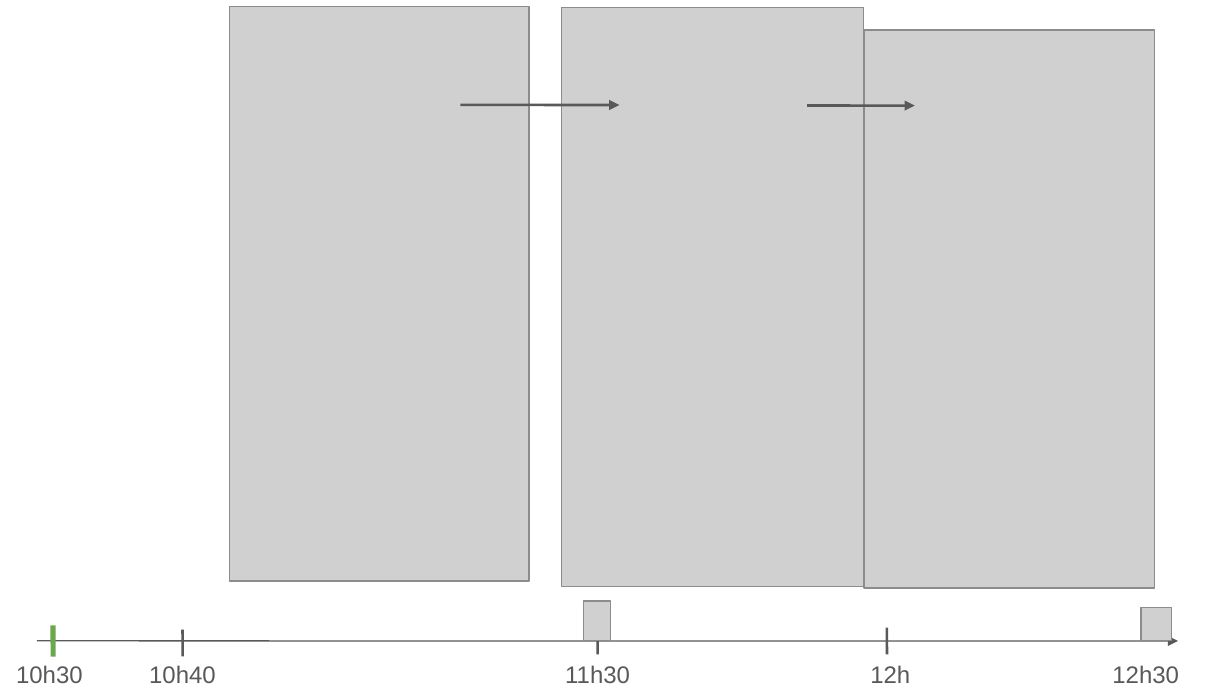
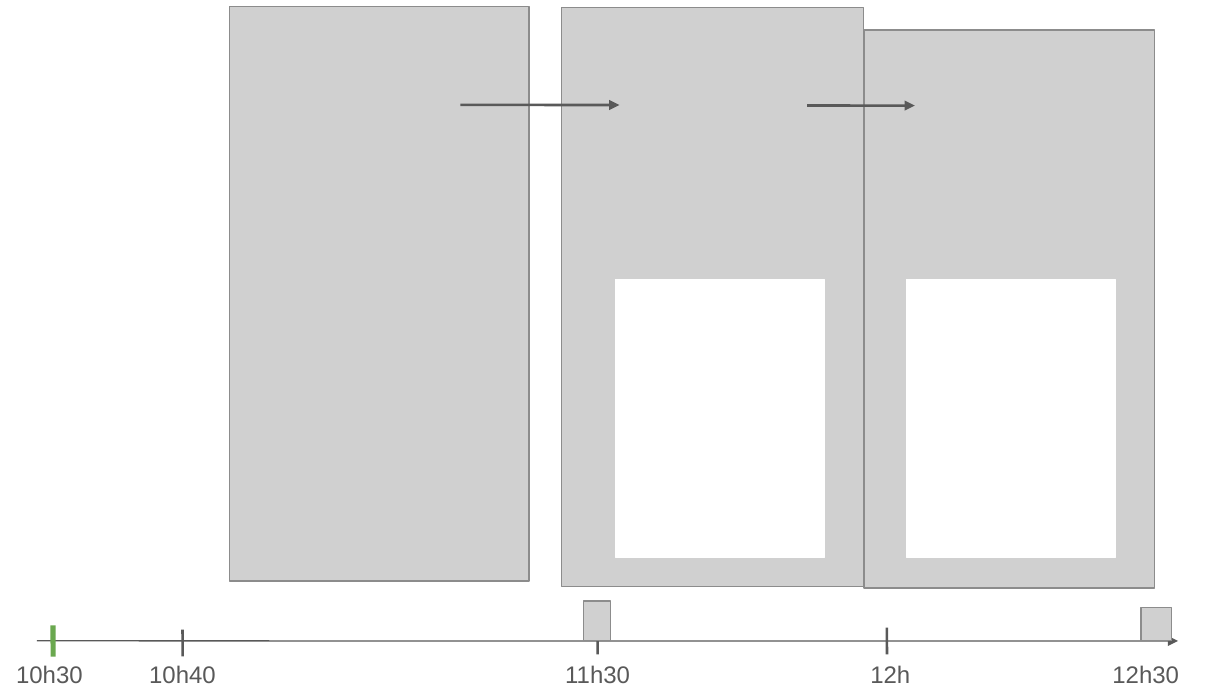
Before and after one commit to benoitmasson/qrcode-demo, a slide deck: slide 22 of slides/QR Codes.odp (slide 28 before the commit). Drawn at 1232x693 pixels with LibreOffice and Linux fonts; fonts in the diff are those of the drawing; grey boxes stand for pictures. Boxes give left, top, right and bottom in pixels: in the first picture for what was removed or moved away, otherwise in the second. Text is boxed around its words. In the diff, an @@ line names an element or a change of style, - is before the commit and + after.

```diff
--- a/slides/QR Codes.odp
+++ b/slides/QR Codes.odp
@@ rectangle added at [616, 280, 825, 558], fill #FFFFFF, outline #FFFFFF 0.74 pt @@
@@ rectangle added at [907, 280, 1116, 558], fill #FFFFFF, outline #FFFFFF 0.74 pt @@
```
Also in this commit, not shown: 3 other slides changed, 1 other file.
